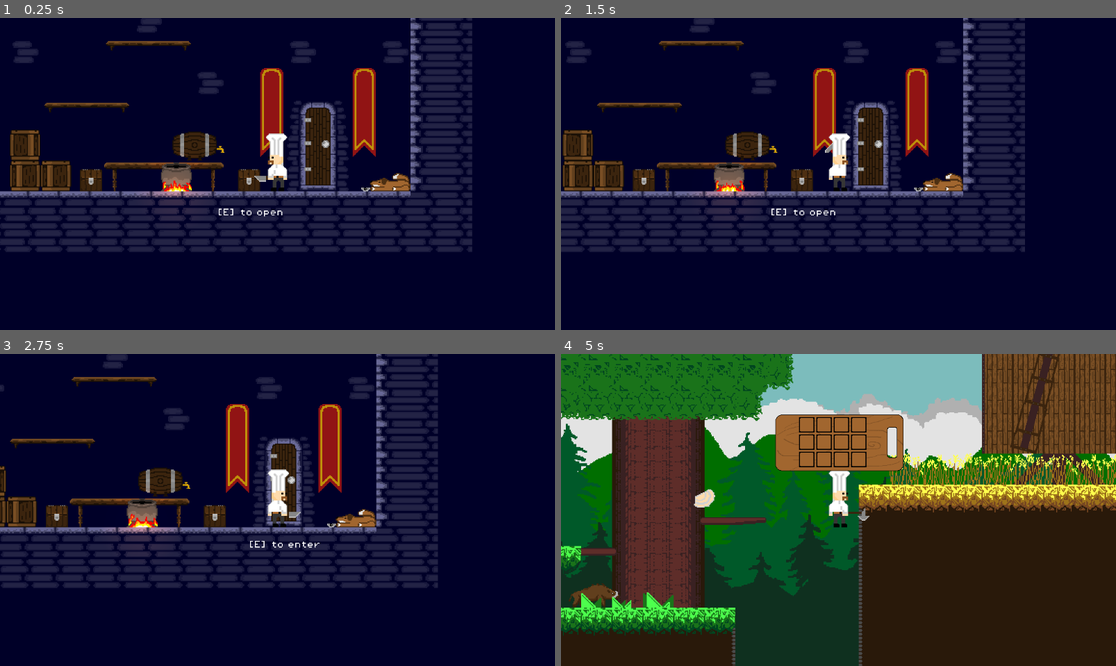
Above: before the commit, frames 1-4 (two rows, left to right).
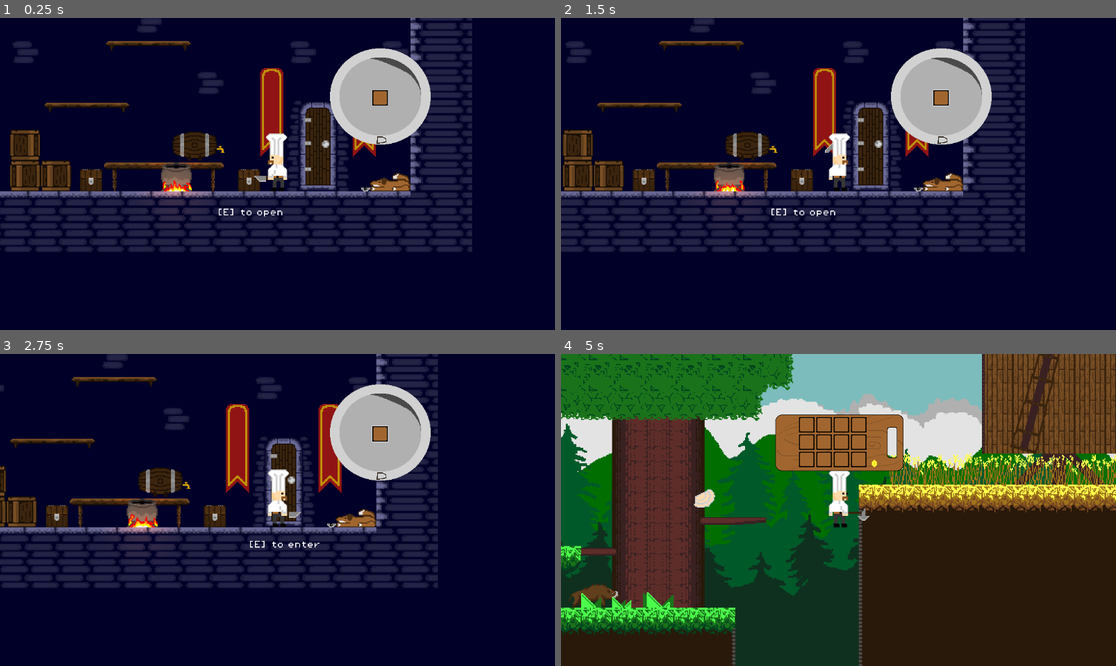
Above: after the commit, the same moments.

Repository: AdamOravecz1/TheKingsDish
Game: Godot game, scene res://Scenes/castle.tscn
Same seed, same stepped clock (60 frames per second), same inputs: the game is played once before the commit and once after it. This scene is started directly instead of the project's main scene. The engine's default icon, where the game draws it, is replaced by a stand-in: a white triangle on a blue panel in a dark square.
Inputs (mouse positions are in pixels of both pictures, inside the frame that each line leads up to):
- Up to frame 1 (0.25 s): no input
- Up to frame 2 (1.5 s): click (938, 99) at 0.52 s; move the mouse to (960, 158) at 1.27 s; hold D (right) from 1.28 s (still down); hold Shift (duck) from 1.28 s (still down); click (960, 158) at 1.42 s
- Up to frame 3 (2.75 s): tap W (jump) at 1.52 s; release D (right) at 2 s; release Shift (duck) at 2 s; drag from (166, 525) to (333, 513) at 2.02 s
- Up to frame 4 (5 s): move the mouse to (894, 441) at 2.77 s; hold A (left) 2.78-3.5 s; hold E (interact) 2.78-3.5 s; drag from (810, 572) to (616, 513) at 3.52 s; move the mouse to (1005, 556) at 4.27 s; hold D (right) from 4.28 s (still down); tap Middle mouse button (switch) at 4.35 s; tap W (jump) at 4.52 s; tap I (inventory) at 4.9 s

The runs differ from the first frame. In frame 1, 4.4% of the frame differs, in the area x 59-78%, y 9-41%; in frame 2, 4.4%; in frame 3, 4.4%; in frame 4, less than 0.1%.
Error after the commit: Invalid assignment of property or key 'visible' with value of type 'bool' on a base object of type 'null instance'. (res://Scenes/dog.gd:56)

Commit message:
Miller sprite

Diff:
--- a/Scenes/dog.gd
+++ b/Scenes/dog.gd
@@ -5,7 +5,7 @@
 
 @onready var interaction_area: InteractionArea = $InteractionArea
 @onready var playerinv = get_tree().get_first_node_in_group("PlayerInv")
-@onready var dogInv = $CanvasLayer/Dog_UI
+@onready var dogInv = $CanvasLayer/GenInv
 @onready var player = get_tree().get_first_node_in_group("Player")
 @onready var main = get_tree().current_scene
 var is_open := false
--- a/Scenes/dog.tscn
+++ b/Scenes/dog.tscn
@@ -3,7 +3,7 @@
 [ext_resource type="PackedScene" uid="uid://b5l7nm22qv6uc" path="res://Scenes/interaction_area.tscn" id="1_fk67m"]
 [ext_resource type="Script" path="res://Scenes/dog.gd" id="1_ok3hn"]
 [ext_resource type="Texture2D" uid="uid://db52fplqiaw7b" path="res://Sprites/Dog3.png" id="2_wwthl"]
-[ext_resource type="PackedScene" uid="uid://btvyfgy15e8nn" path="res://Scenes/dog_ui.tscn" id="3_m25ik"]
+[ext_resource type="PackedScene" uid="uid://b4na5r3j212hu" path="res://inventory/dog_inv.tscn" id="3_i7kgy"]
 
 [sub_resource type="CircleShape2D" id="CircleShape2D_tp6ql"]
 radius = 32.0156
@@ -106,7 +106,7 @@
 
 [node name="CanvasLayer" type="CanvasLayer" parent="."]
 
-[node name="Dog_UI" parent="CanvasLayer" instance=ExtResource("3_m25ik")]
+[node name="DogInv" parent="CanvasLayer" instance=ExtResource("3_i7kgy")]
 
 [node name="Head" type="AnimatedSprite2D" parent="."]
 sprite_frames = SubResource("SpriteFrames_tf4xp")
--- a/Scenes/dog_ui.tscn
+++ /dev/null
@@ -1,43 +0,0 @@
-[gd_scene load_steps=4 format=3 uid="uid://btvyfgy15e8nn"]
-
-[ext_resource type="Script" path="res://inventory/inv_ui.gd" id="1_sudeu"]
-[ext_resource type="Texture2D" uid="uid://c7o3w21ptie3l" path="res://Sprites/DogBowl.png" id="2_fv278"]
-[ext_resource type="PackedScene" uid="uid://bv6u1rmhe8lay" path="res://inventory/inv_ui_slot.tscn" id="3_2eqhv"]
-
-[node name="Dog_UI" type="Control"]
-layout_mode = 3
-anchors_preset = 14
-anchor_top = 0.5
-anchor_right = 1.0
-anchor_bottom = 0.5
-offset_left = 609.0
-offset_top = -253.0
-offset_right = -312.0
-offset_bottom = -36.0
-grow_horizontal = 2
-grow_vertical = 2
-script = ExtResource("1_sudeu")
-
-[node name="Button" type="Button" parent="."]
-modulate = Color(1, 1, 1, 0)
-layout_mode = 0
-offset_right = 231.0
-offset_bottom = 217.0
-
-[node name="NinePatchRect" type="NinePatchRect" parent="."]
-layout_mode = 0
-offset_right = 231.0
-offset_bottom = 217.0
-texture = ExtResource("2_fv278")
-
-[node name="GridContainer" type="GridContainer" parent="NinePatchRect"]
-layout_mode = 0
-offset_left = 103.0
-offset_top = 96.0
-offset_right = 135.0
-offset_bottom = 128.0
-
-[node name="Inv_UI_Slot" parent="NinePatchRect/GridContainer" instance=ExtResource("3_2eqhv")]
-layout_mode = 2
-
-[connection signal="pressed" from="Button" to="." method="_on_button_pressed"]
--- /dev/null
+++ b/inventory/dog_inv.tscn
@@ -0,0 +1,33 @@
+[gd_scene load_steps=4 format=3 uid="uid://b4na5r3j212hu"]
+
+[ext_resource type="PackedScene" uid="uid://chkskxeyqmsql" path="res://inventory/gen_inv.tscn" id="1_tkdda"]
+[ext_resource type="Texture2D" uid="uid://c7o3w21ptie3l" path="res://Sprites/DogBowl.png" id="2_didgl"]
+[ext_resource type="PackedScene" uid="uid://bv6u1rmhe8lay" path="res://inventory/inv_ui_slot.tscn" id="3_63wsm"]
+
+[node name="DogInv" instance=ExtResource("1_tkdda")]
+offset_left = 685.0
+offset_top = 63.0
+offset_right = -256.0
+offset_bottom = -382.0
+
+[node name="Button" type="Button" parent="." index="0"]
+modulate = Color(1, 1, 1, 0)
+layout_mode = 0
+offset_right = 212.0
+offset_bottom = 202.0
+
+[node name="NinePatchRect" parent="." index="1"]
+offset_right = 209.0
+offset_bottom = 200.0
+texture = ExtResource("2_didgl")
+
+[node name="GridContainer" parent="NinePatchRect" index="0"]
+offset_left = 88.0
+offset_top = 87.0
+offset_right = 128.0
+offset_bottom = 127.0
+
+[node name="Inv_UI_Slot" parent="NinePatchRect/GridContainer" index="0" instance=ExtResource("3_63wsm")]
+layout_mode = 2
+
+[connection signal="pressed" from="Button" to="." method="_on_button_pressed"]
--- a/inventory/player_inv.tscn
+++ b/inventory/player_inv.tscn
@@ -1,8 +1,9 @@
-[gd_scene load_steps=4 format=3 uid="uid://b0erdntkmx03w"]
+[gd_scene load_steps=5 format=3 uid="uid://b0erdntkmx03w"]
 
 [ext_resource type="PackedScene" uid="uid://chkskxeyqmsql" path="res://inventory/gen_inv.tscn" id="1_gs562"]
 [ext_resource type="Texture2D" uid="uid://dmv4ah4sor3ko" path="res://Sprites/CuttingBoard2.png" id="2_8d8kd"]
 [ext_resource type="PackedScene" uid="uid://bv6u1rmhe8lay" path="res://inventory/inv_ui_slot.tscn" id="3_yhuee"]
+[ext_resource type="Texture2D" uid="uid://nmfgafxv8cl4" path="res://Sprites/CoinIcon.png" id="4_c6vns"]
 
 [node name="PlayerInv" groups=["PlayerInv"] instance=ExtResource("1_gs562")]
 anchors_preset = 8
@@ -70,4 +71,8 @@
 [node name="Inv_UI_Slot12" parent="NinePatchRect/GridContainer" index="11" instance=ExtResource("3_yhuee")]
 layout_mode = 2
 
+[node name="CoinIcon" type="Sprite2D" parent="." index="2"]
+position = Vector2(206, 113)
+texture = ExtResource("4_c6vns")
+
 [connection signal="pressed" from="Button" to="." method="_on_button_pressed"]
Binary file added: Sprites/CoinIcon.png
Not shown, added: Sprites/CoinIcon.png.import
Binary file added: Sprites/Miller.png
Not shown, added: Sprites/Miller.png.import
